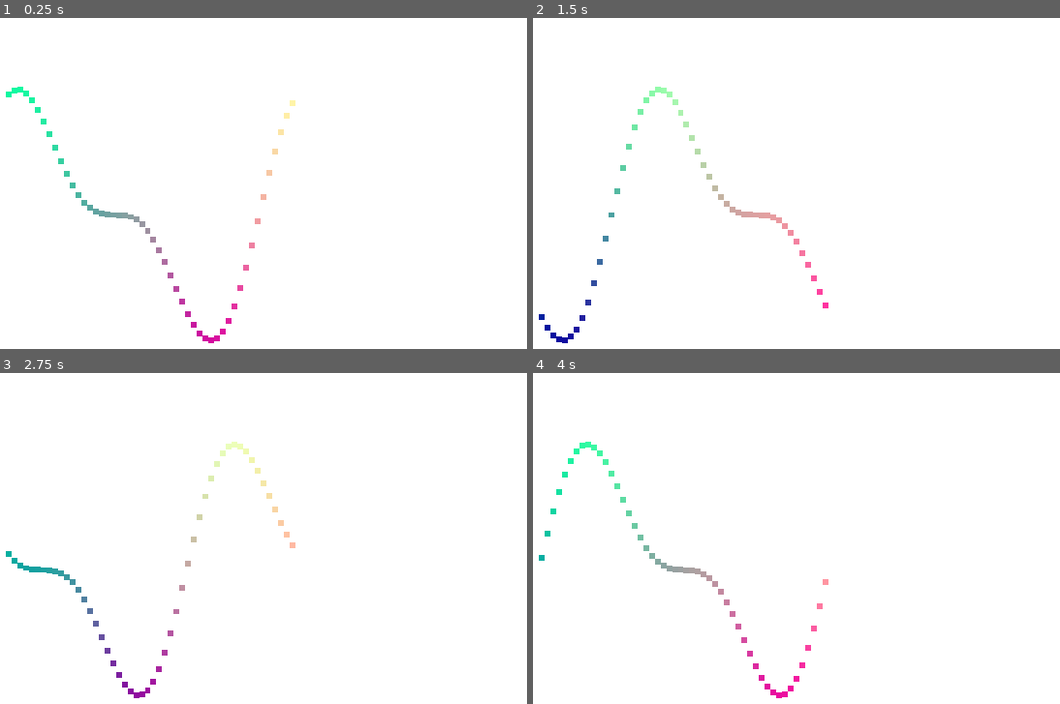
Above: before the commit, frames 1-4 (two rows, left to right).
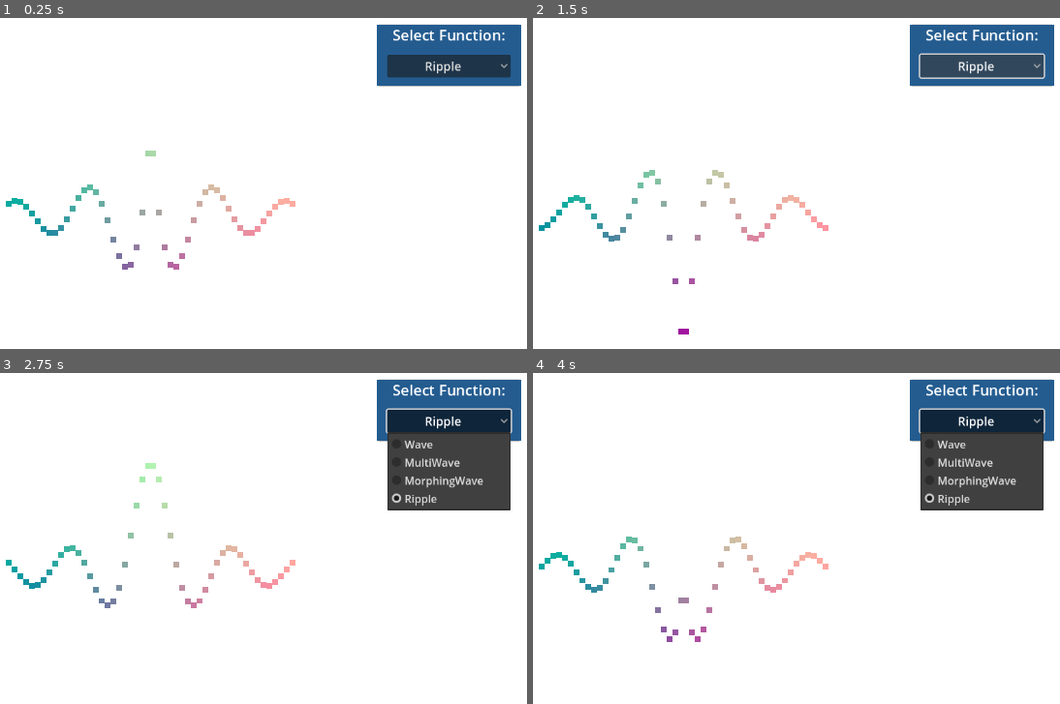
Above: after the commit, the same moments.

Repository: XReaper95/catlikecoding-tutorials-godot
Game: Godot game, scene res://math_world.tscn
Two runs of this game, one before a commit and one after it. Both use one fixed random seed, a clock stepped at 60 frames per second and the inputs below.
Inputs (mouse positions are in pixels of both pictures, inside the frame that each line leads up to):
- Up to frame 1 (0.25 s): no input
- Up to frame 2 (1.5 s): click (980, 67) at 0.5 s, where only the run after the commit has a clickable "Ripple"; click (980, 67) at 1.25 s, where only the run after the commit has a clickable "Ripple"
- Up to frame 3 (2.75 s): click (447, 422) at 2 s, where only the run after the commit has a clickable "Ripple"
- Up to frame 4 (4 s): no input

The runs differ from the first frame. In frame 1, 7.0% of the frame differs, in the area x 1-99%, y 1-99%; in frame 2, 6.9%; in frame 3, 12%; in frame 4, 12%.

Commit message:
Add UI to mathematical-surfaces project

Diff:
--- a/mathematical-surfaces/function_library.gd
+++ b/mathematical-surfaces/function_library.gd
@@ -1,25 +1,29 @@
 class_name FunctionLibrary
 extends Resource
 
-@export var function: _Function = _Function.Wave:
+@export var function: Function = Function.Wave:
 	set(value):
 		_selected_function = _function_map.get(value)
 		function = value
 
 
-func get_function():
+func get_function() -> Callable:
 	return _selected_function
 
 
+func set_function_from_index(index: int):
+	_selected_function = _function_map.get(index)
+
+
 var _selected_function: Callable
-enum _Function {
+enum Function {
 	Wave, MultiWave, MorphingWave, Ripple
 }
 var _function_map = {
-	_Function.Wave: _wave_function,
-	_Function.MultiWave: _multiwave_function,
-	_Function.MorphingWave: _morphing_wave_function,
-	_Function.Ripple: _ripple_function
+	Function.Wave: _wave_function,
+	Function.MultiWave: _multiwave_function,
+	Function.MorphingWave: _morphing_wave_function,
+	Function.Ripple: _ripple_function
 }
 
 ### Functions ###
--- a/mathematical-surfaces/function_library.tres
+++ b/mathematical-surfaces/function_library.tres
@@ -4,4 +4,4 @@
 
 [resource]
 script = ExtResource("1_eur4r")
-function = 1
+function = 3
--- a/mathematical-surfaces/graph.gd
+++ b/mathematical-surfaces/graph.gd
@@ -1,13 +1,12 @@
 extends Node3D
 
 @export_range(10, 100) var resolution: int = 10
-@export var function_library: FunctionLibrary
+@export var _function_library: FunctionLibrary
 
 @onready var _Point: PackedScene = preload("res://point.tscn")
 @onready var _step := 2.0 / resolution
 @onready var _scale := Vector3.ONE * _step
 @onready var _points: Array[CSGBox3D] = []
-@onready var _function: Callable
 
 
 func _ready():
@@ -28,7 +27,7 @@
 	var elapsed_time = Time.get_ticks_msec() / 1000.0
 	for point in _points:
 		point.position.y = (
-			function_library
+			_function_library
 				.get_function()
 				.call(point.position.x, elapsed_time)
 		)
--- a/mathematical-surfaces/math_world.tscn
+++ b/mathematical-surfaces/math_world.tscn
@@ -1,7 +1,8 @@
-[gd_scene load_steps=6 format=3 uid="uid://cokejp85svq25"]
+[gd_scene load_steps=7 format=3 uid="uid://cokejp85svq25"]
 
 [ext_resource type="Script" path="res://graph.gd" id="1_cm1qr"]
 [ext_resource type="Resource" uid="uid://lk65q5xr7o0y" path="res://function_library.tres" id="2_1tkxj"]
+[ext_resource type="PackedScene" uid="uid://bj1st1hirhnfh" path="res://ui/ui.tscn" id="3_bunkb"]
 
 [sub_resource type="ProceduralSkyMaterial" id="ProceduralSkyMaterial_bhmfg"]
 sky_horizon_color = Color(0.64625, 0.65575, 0.67075, 1)
@@ -20,7 +21,7 @@
 [node name="Graph" type="Node3D" parent="."]
 script = ExtResource("1_cm1qr")
 resolution = 50
-function_library = ExtResource("2_1tkxj")
+_function_library = ExtResource("2_1tkxj")
 
 [node name="Camera3D" type="Camera3D" parent="."]
 transform = Transform3D(1, 0, 0, 0, 1, 0, 0, 0, 1, 0, 0, 1)
@@ -33,3 +34,7 @@
 
 [node name="WorldEnvironment" type="WorldEnvironment" parent="."]
 environment = SubResource("Environment_0kl4f")
+
+[node name="CanvasLayer" type="CanvasLayer" parent="."]
+
+[node name="UI" parent="CanvasLayer" instance=ExtResource("3_bunkb")]
--- /dev/null
+++ b/mathematical-surfaces/ui/function_picker.tscn
@@ -0,0 +1,46 @@
+[gd_scene load_steps=2 format=3 uid="uid://bj5xxan8x51tr"]
+
+[sub_resource type="CanvasItemMaterial" id="CanvasItemMaterial_ylrsp"]
+
+[node name="FunctionPicker" type="Control"]
+layout_mode = 3
+anchors_preset = 15
+anchor_right = 1.0
+anchor_bottom = 1.0
+grow_horizontal = 2
+grow_vertical = 2
+
+[node name="PanelContainer" type="PanelContainer" parent="."]
+layout_mode = 0
+offset_right = 214.0
+offset_bottom = 92.0
+
+[node name="Background" type="ColorRect" parent="PanelContainer"]
+layout_mode = 2
+color = Color(0.141176, 0.360784, 0.564706, 1)
+
+[node name="HBoxContainer" type="VBoxContainer" parent="PanelContainer"]
+material = SubResource("CanvasItemMaterial_ylrsp")
+layout_mode = 2
+
+[node name="Label" type="Label" parent="PanelContainer/HBoxContainer"]
+layout_mode = 2
+theme_override_font_sizes/font_size = 22
+text = "Select Function:"
+horizontal_alignment = 1
+
+[node name="MarginContainer" type="MarginContainer" parent="PanelContainer/HBoxContainer"]
+layout_mode = 2
+theme_override_constants/margin_left = 15
+theme_override_constants/margin_top = 10
+theme_override_constants/margin_right = 15
+theme_override_constants/margin_bottom = 10
+
+[node name="OptionButton" type="OptionButton" parent="PanelContainer/HBoxContainer/MarginContainer"]
+layout_mode = 2
+theme_override_font_sizes/font_size = 18
+alignment = 1
+text_overrun_behavior = 3
+item_count = 1
+popup/item_0/text = "AAAAAAAAAAAA"
+popup/item_0/id = 0
--- /dev/null
+++ b/mathematical-surfaces/ui/ui.gd
@@ -0,0 +1,24 @@
+extends Control
+
+@export var _function_library: FunctionLibrary
+
+@onready var _function_picker: OptionButton = $"FunctionPicker/PanelContainer/HBoxContainer/MarginContainer/OptionButton"
+
+func _ready():
+	_populate_func_picker()
+
+	_function_picker.item_selected.connect(
+		_on_option_button_item_selected
+	)
+
+func _populate_func_picker():
+		# clear function picker tests items
+	_function_picker.clear()
+	for function_name in _function_library.Function:
+		_function_picker.add_item(function_name)
+
+	_function_picker.select(_function_library.function)
+
+
+func _on_option_button_item_selected(index: int):
+	_function_library.set_function_from_index(index)
--- /dev/null
+++ b/mathematical-surfaces/ui/ui.tscn
@@ -0,0 +1,22 @@
+[gd_scene load_steps=4 format=3 uid="uid://bj1st1hirhnfh"]
+
+[ext_resource type="PackedScene" uid="uid://bj5xxan8x51tr" path="res://ui/function_picker.tscn" id="1_cqvi2"]
+[ext_resource type="Script" path="res://ui/ui.gd" id="1_mafbd"]
+[ext_resource type="Resource" uid="uid://lk65q5xr7o0y" path="res://function_library.tres" id="2_oynfo"]
+
+[node name="UI" type="Control"]
+layout_mode = 3
+anchors_preset = 15
+anchor_right = 1.0
+anchor_bottom = 1.0
+grow_horizontal = 2
+grow_vertical = 2
+script = ExtResource("1_mafbd")
+_function_library = ExtResource("2_oynfo")
+
+[node name="FunctionPicker" parent="." instance=ExtResource("1_cqvi2")]
+layout_mode = 1
+offset_left = 913.0
+offset_top = 40.0
+offset_right = -239.0
+offset_bottom = -608.0
